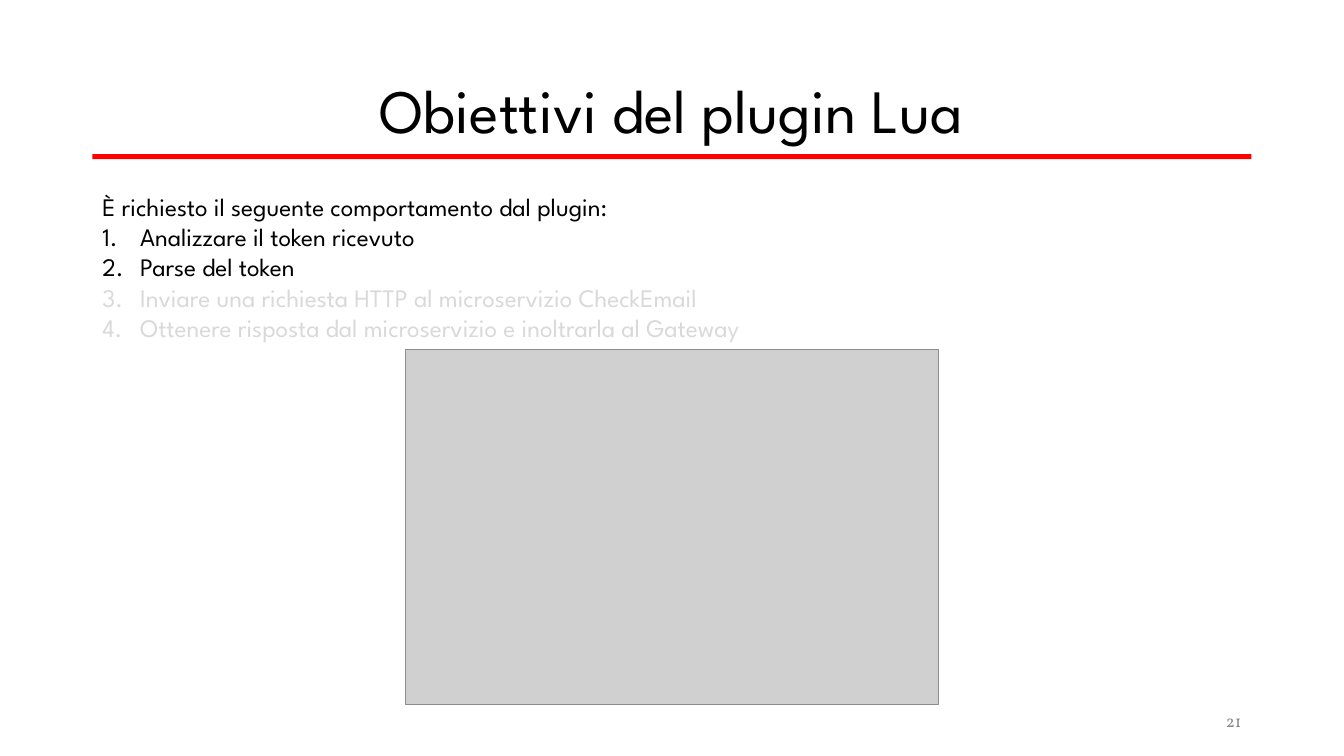
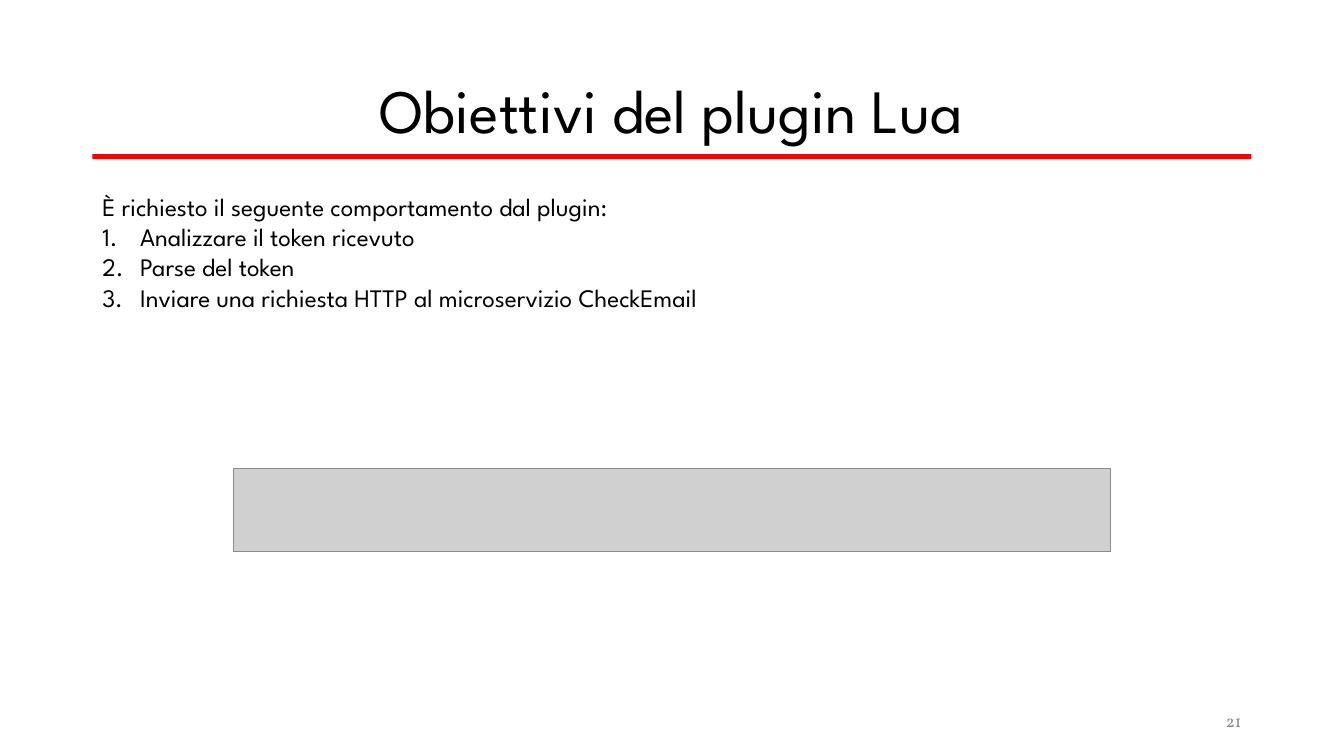
Before and after one commit to valeriodesiati/tesi, a slide deck: slide 21 of Presentazione/Valerio Desiati - Presentazione Discussione.pptx. Drawn at 1344x756 pixels with LibreOffice and Linux fonts; fonts in the diff are those of the drawing; grey boxes stand for pictures. Boxes give left, top, right and bottom in pixels: in the first picture for what was removed or moved away, otherwise in the second. Text is boxed around its words. In the diff, an @@ line names an element or a change of style, - is before the commit and + after.

```diff
--- a/Presentazione/Valerio Desiati - Presentazione Discussione.pptx
+++ b/Presentazione/Valerio Desiati - Presentazione Discussione.pptx
@@ text "È richiesto il seguente comportamento ..." at (x1=102, y1=194, x2=697, y2=308): text colour #D9D9D9 to #000000 in "Inviare una richiesta HTTP al microservizio CheckEmail"; alignment left to justified @@
@@ text at (x1=140, y1=308, x2=739, y2=346): paragraph removed @@
-4. Ottenere risposta dal microservizio e inoltrarla al Gateway
@@ picture removed at (x1=405, y1=349, x2=939, y2=705) @@
@@ picture added at (x1=234, y1=468, x2=1110, y2=552) @@
```
Also in this commit, not shown: 12 other slides changed, 1 slide removed, 1 other file.
